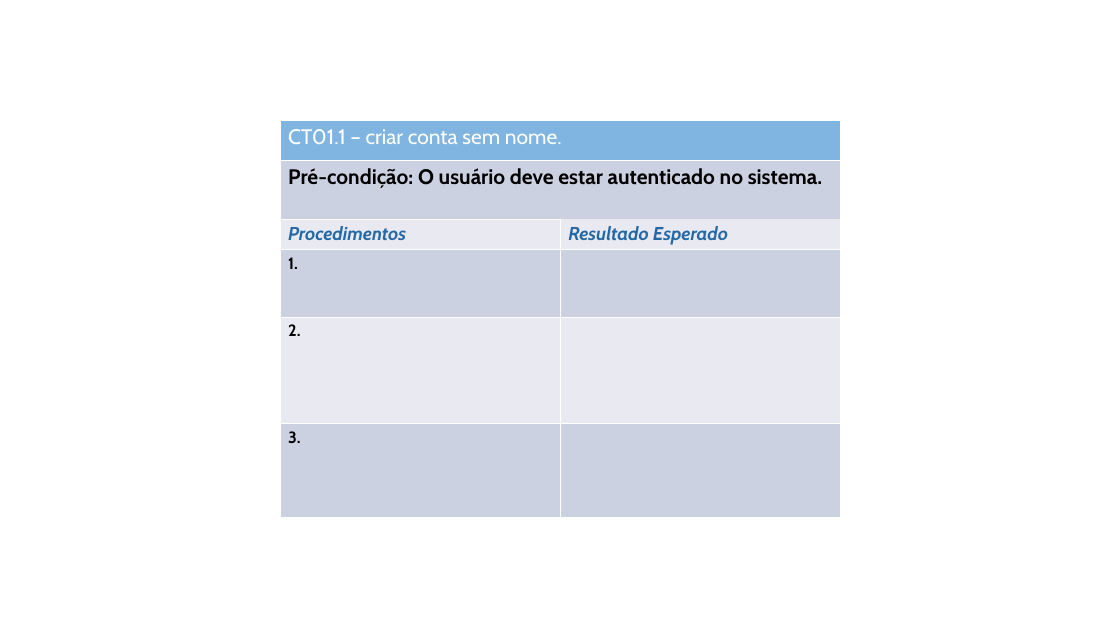
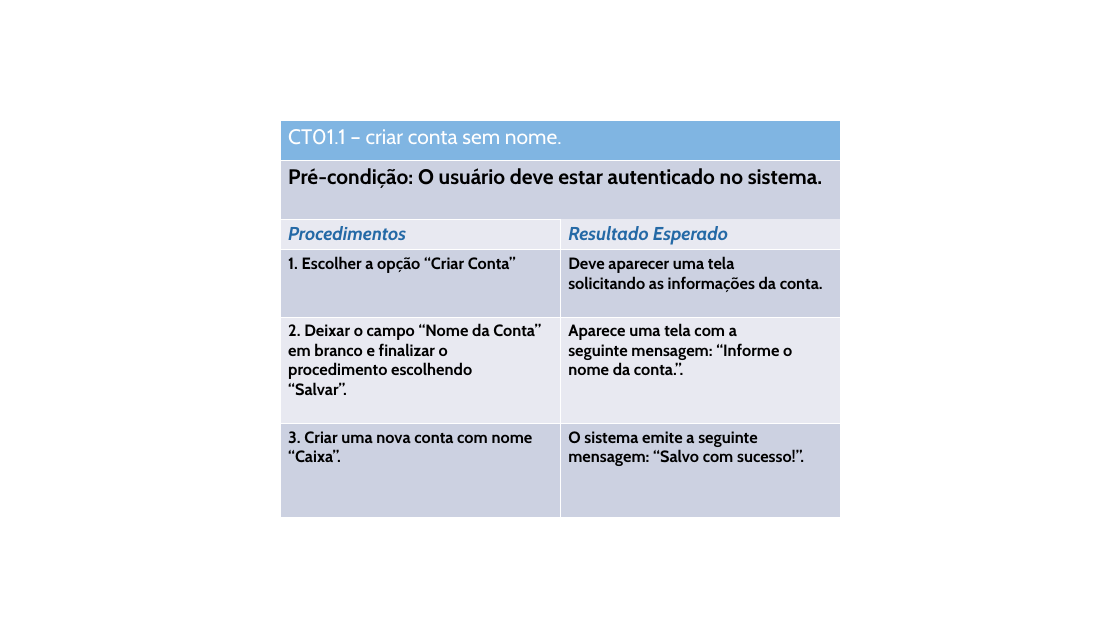
Before and after one commit to evertonschuster/GestaoFinancaPessoal, a slide deck: slide 2 of GestaoFinancaPessoal/GestaoFinancaPessoal/Documentos/525/casos_de_teste01.pptx. Drawn at 1120x630 pixels with LibreOffice and Linux fonts; fonts in the diff are those of the drawing. Boxes give left, top, right and bottom in pixels: in the first picture for what was removed or moved away, otherwise in the second. Text is boxed around its words. In the diff, an @@ line names an element or a change of style, - is before the commit and + after.

```diff
--- a/GestaoFinancaPessoal/GestaoFinancaPessoal/Documentos/525/casos_de_teste01.pptx
+++ b/GestaoFinancaPessoal/GestaoFinancaPessoal/Documentos/525/casos_de_teste01.pptx
@@ table added at [280, 250, 840, 518], 3 rows, 2 columns @@
+1. Escolher a opção “Criar Conta” | Deve aparecer uma tela / solicitando as informações da conta.
+2. Deixar o campo “Nome da Conta” em branco e finalizar o / procedimento escolhendo / “Salvar”. | Aparece uma tela com a / seguinte mensagem: “Informe o nome da conta.”.
+3. Criar uma nova conta com nome “Caixa”. | O sistema emite a seguinte / mensagem: “Salvo com sucesso!”.
```
Also in this commit, not shown: 2 other slides changed, 3 other files.
